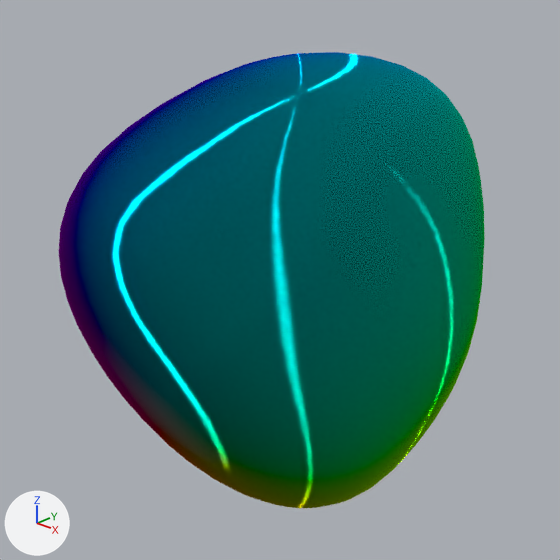
The Blender file assets/icon.blend as it was, and as the next commit left it.
One viewpoint serves both versions: the file's camera 'Camera'. Lighting does not change. The marker at lower left points along +X, +Y and +Z. The picture after the commit comes second.
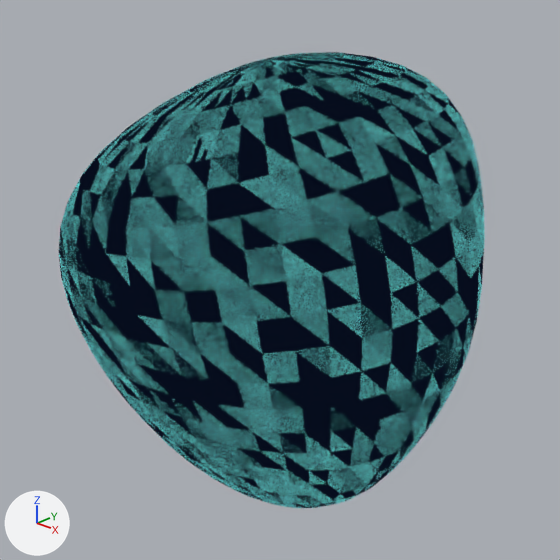
Commit message: Update icon

What differs and where, as boxes (x1, y1, x2, y2) in the pictures (560 x 560 px):
'Sphere', recoloured: (59, 52, 485, 508) in both

What changed in the scene script:
```text
Add mat_outline:
    mat_outline = bpy.data.materials.new('Outline')
    # nodes: BsdfTransparent, Emission, LightPath, MixShader, OutputMaterial
    # colours: black #070d1d
Add mat_toon:
    mat_toon = bpy.data.materials.new('Toon')
    # nodes: MapRange, Mix, OutputMaterial, RGBToBW, ValToRGB
    # colours: light grey #dadada, black #21232c, cyan #6fdbdc, black #000000, light grey #cbcbcb
Change me_sphere:
    where me_sphere.from_pydata(...)  # 1106 vertices, 1152 faces; spans x -1.04..1.26, y -1.32..1.41, z -1.24..1.35
    remove me_sphere.materials.append(mat_material_001)
    add me_sphere.materials.append(mat_toon)
    add me_sphere.materials.append(mat_outline)
Change ob_sphere:
    add _m = ob_sphere.modifiers.new('Outline', 'SOLIDIFY')
    add _m.thickness = 0.0
    add _m.offset = 1.0
    add _m.material_offset = 1
    add _m.use_rim = False
    add _m.use_flip_normals = True
```
